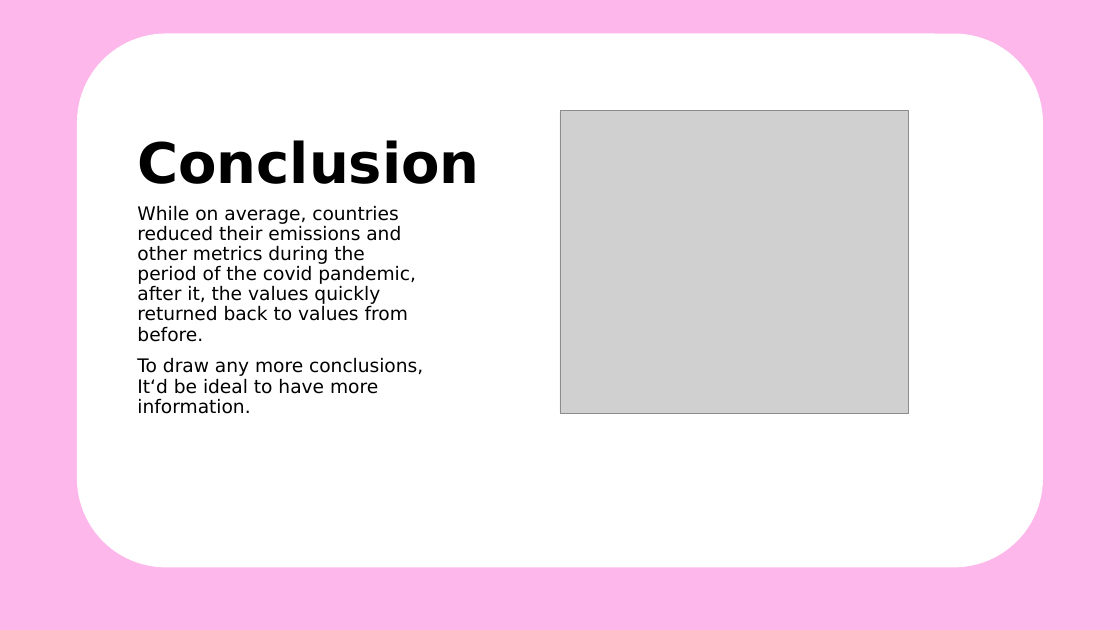
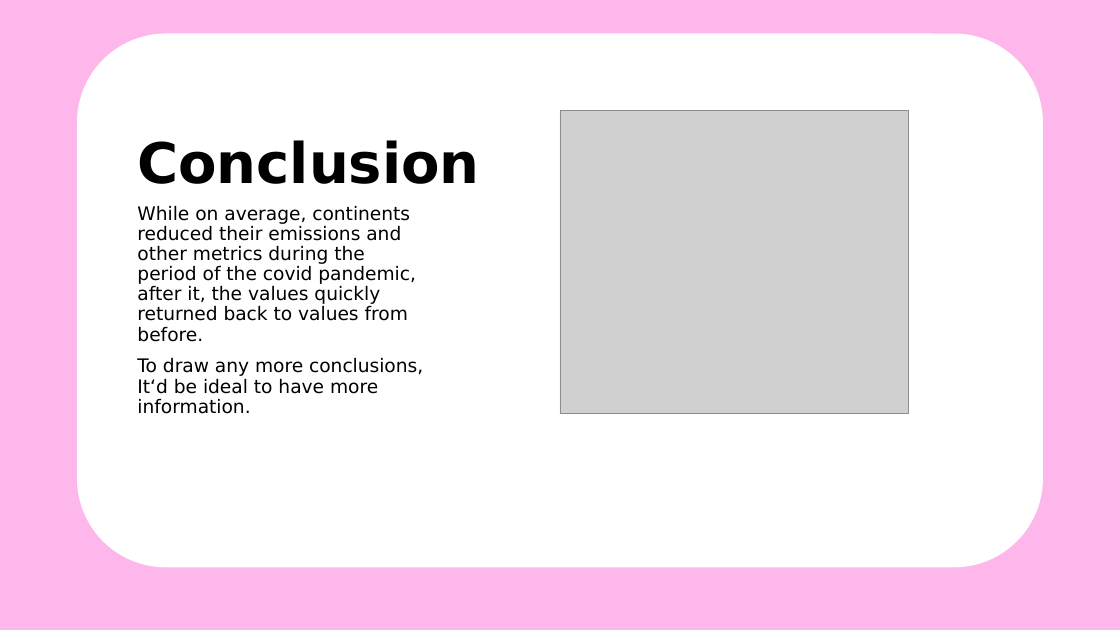
Before and after one commit to cenkner-maximilian/Climate-Change-Data-Analysis--2020-2025-, a slide deck: slide 5 of climate_change.pptx. Drawn at 1120x630 pixels with LibreOffice and Linux fonts; fonts in the diff are those of the drawing; grey boxes stand for pictures. Boxes give left, top, right and bottom in pixels: in the first picture for what was removed or moved away, otherwise in the second. Text is boxed around its words. In the diff, an @@ line names an element or a change of style, - is before the commit and + after.

```diff
--- a/climate_change.pptx
+++ b/climate_change.pptx
@@ text at [137,205,416,342]: text changed @@
-While on average, countries reduced their emissions and other metrics during the period of the covid pandemic, after it, the values quickly returned back to values from before.
+While on average, continents reduced their emissions and other metrics during the period of the covid pandemic, after it, the values quickly returned back to values from before.
```
Also in this commit, not shown: 2 other slides changed, 1 other file.
